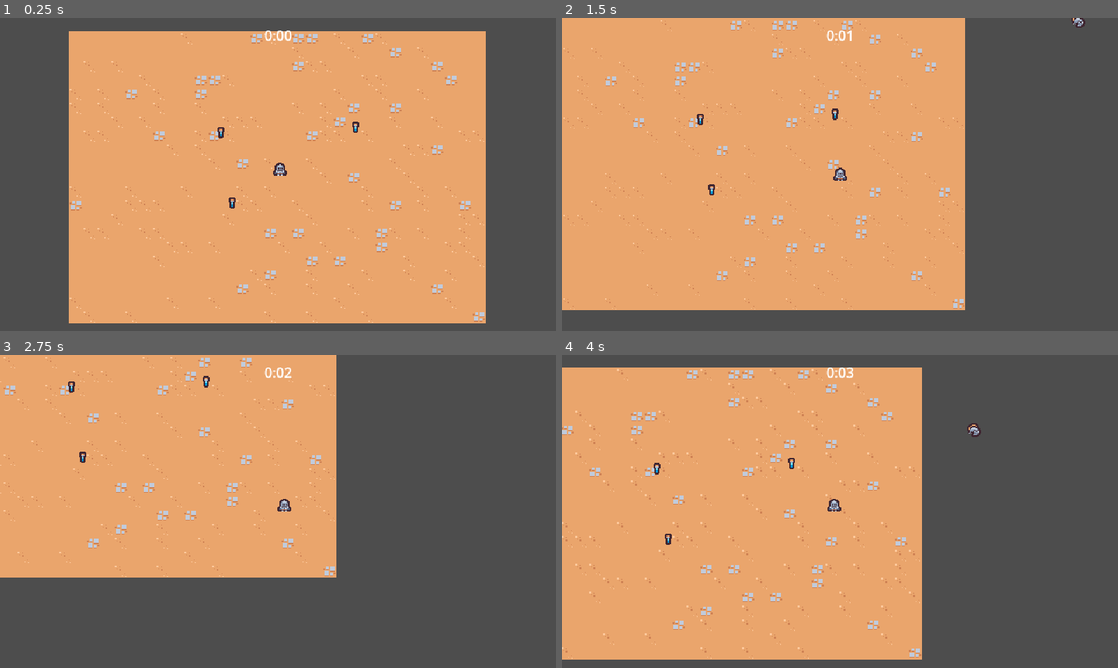
Above: before the commit, frames 1-4 (two rows, left to right).
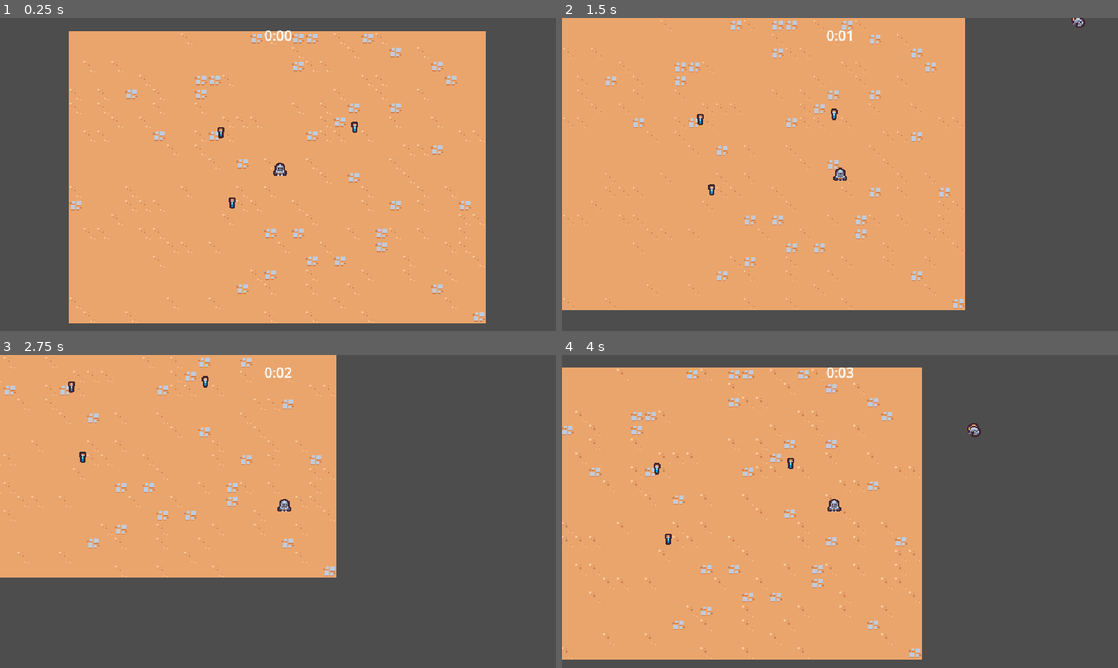
Above: after the commit, the same moments.

Repository: theWaffler/2DSurvivors
Game: Godot game, scene res://scenes/main/main.tscn
The game is run twice, just before and just after one commit, with the same random seed, the same clock (stepped at 60 frames per second) and the same inputs.
Inputs:
- Up to frame 1 (0.25 s): no input
- Up to frame 2 (1.5 s): hold D (move_right) 0.53-1.28 s; hold S (move_down) from 1.28 s (still down)
- Up to frame 3 (2.75 s): release S (move_down) at 2.03 s; hold D (move_right) from 2.03 s (still down)
- Up to frame 4 (4 s): release D (move_right) at 2.78 s; hold W (move_up) 2.78-3.53 s; hold A (move_left) from 3.53 s (still down)

The runs differ from the first frame. In frame 1, less than 0.1% of the frame differs, in the area x 63-65%, y 33-37%; in frame 2, less than 0.1%; in frame 3, less than 0.1%; in frame 4, less than 0.1%, in the area x 40-42%, y 32-37%.

Commit message:
added exp handler

Diff:
--- a/project.godot
+++ b/project.godot
@@ -14,6 +14,10 @@
 run/main_scene="res://scenes/main/main.tscn"
 config/features=PackedStringArray("4.2", "Forward Plus")
 config/icon="res://icon.svg"
+
+[autoload]
+
+GameEvents="*res://scenes/auto_load/game_events.tscn"
 
 [debug]
 
--- /dev/null
+++ b/scenes/auto_load/game_events.gd
@@ -0,0 +1,6 @@
+extends Node
+
+signal experience_vial_collected(number: float)
+
+func emit_experience_vial_collected(number: float):
+	experience_vial_collected.emit(number)
--- /dev/null
+++ b/scenes/auto_load/game_events.tscn
@@ -0,0 +1,6 @@
+[gd_scene load_steps=2 format=3 uid="uid://grxfqm2ugfux"]
+
+[ext_resource type="Script" path="res://scenes/auto_load/game_events.gd" id="1_3o8g3"]
+
+[node name="GameEvents" type="Node"]
+script = ExtResource("1_3o8g3")
--- a/scenes/game_object/experience_vial/experience_vial.gd
+++ b/scenes/game_object/experience_vial/experience_vial.gd
@@ -4,4 +4,5 @@
 	$Area2D.area_entered.connect(on_area_entered)
 
 func on_area_entered(other_area: Node2D):
+	GameEvents.emit_experience_vial_collected(1)
 	queue_free()
--- a/scenes/main/main.tscn
+++ b/scenes/main/main.tscn
@@ -6,6 +6,7 @@
 [ext_resource type="PackedScene" uid="uid://3xqg38w10hhp" path="res://scenes/game_object/game_camera/game_camera.tscn" id="1_nalo5"]
 [ext_resource type="PackedScene" uid="uid://c4us7avwf8cix" path="res://scenes/game_object/player/player.tscn" id="1_shose"]
 [ext_resource type="PackedScene" uid="uid://5nsmnxyuw7tn" path="res://scenes/manager/arena_time_manager.tscn" id="2_fric2"]
+[ext_resource type="PackedScene" uid="uid://wvlrjkqcsvw0" path="res://scenes/manager/experience_manager.tscn" id="4_etmte"]
 [ext_resource type="PackedScene" uid="uid://c7nsew5hwbydm" path="res://scenes/game_object/experience_vial/experience_vial.tscn" id="7_ey8oi"]
 
 [node name="Main" type="Node"]
@@ -16,6 +17,8 @@
 [node name="ArenaTimeManager" parent="." instance=ExtResource("2_fric2")]
 
 [node name="EnemyManager" parent="." instance=ExtResource("1_4lplm")]
+
+[node name="ExperienceManager" parent="." instance=ExtResource("4_etmte")]
 
 [node name="GameCamera" parent="." instance=ExtResource("1_nalo5")]
 
@@ -34,4 +37,4 @@
 position = Vector2(175, 116)
 
 [node name="ExperienceVial3" parent="." instance=ExtResource("7_ey8oi")]
-position = Vector2(330, 110)
+position = Vector2(329, 110)
--- /dev/null
+++ b/scenes/manager/experience_manager.gd
@@ -0,0 +1,14 @@
+extends Node
+
+var current_exp = 0
+
+func _ready():
+	GameEvents.experience_vial_collected.connect(on_experience_vial_collected)
+
+func increment_experience(number: float):
+	current_exp += number
+	print(current_exp)
+
+#signal handler
+func on_experience_vial_collected(number: float):
+	increment_experience(number)
--- /dev/null
+++ b/scenes/manager/experience_manager.tscn
@@ -0,0 +1,6 @@
+[gd_scene load_steps=2 format=3 uid="uid://wvlrjkqcsvw0"]
+
+[ext_resource type="Script" path="res://scenes/manager/experience_manager.gd" id="1_cx4kt"]
+
+[node name="ExperienceManager" type="Node"]
+script = ExtResource("1_cx4kt")
Not shown: 1 places in scenes/main/main.tscn that only renumber resources
